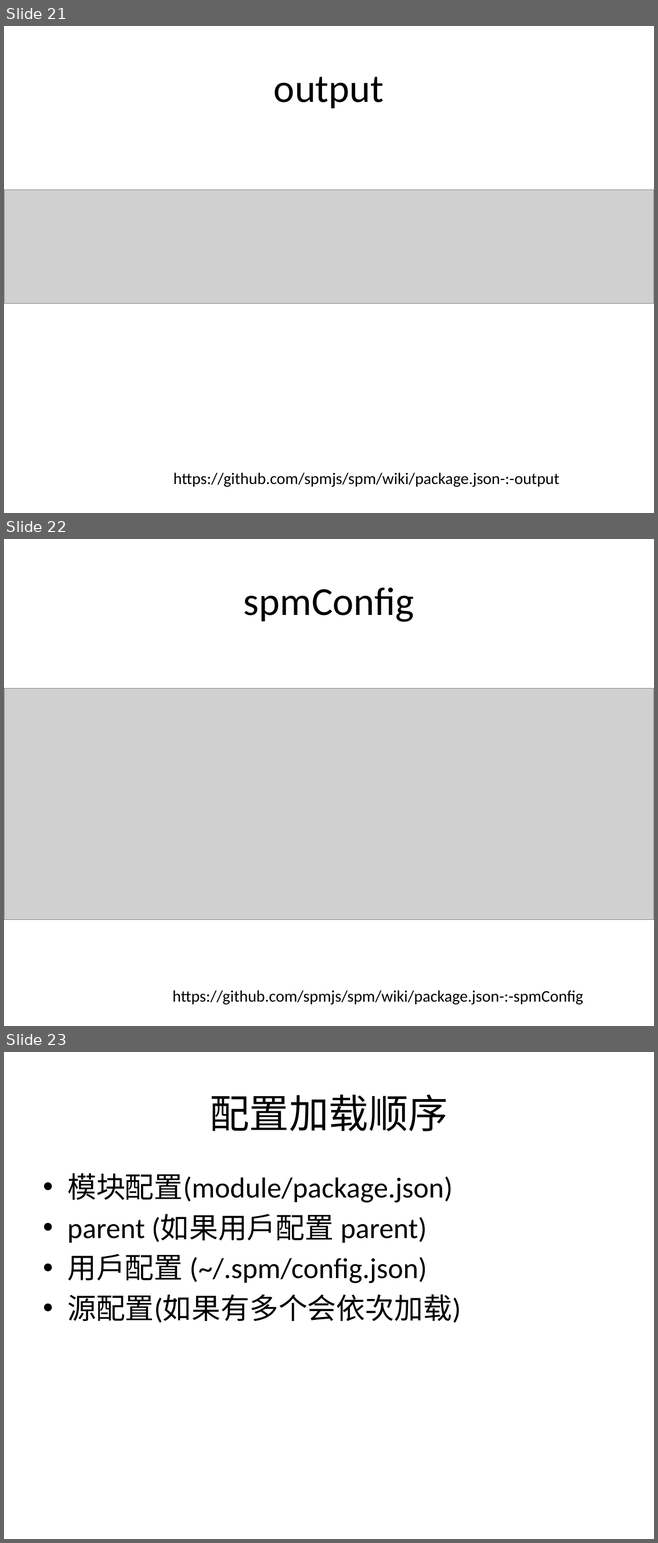
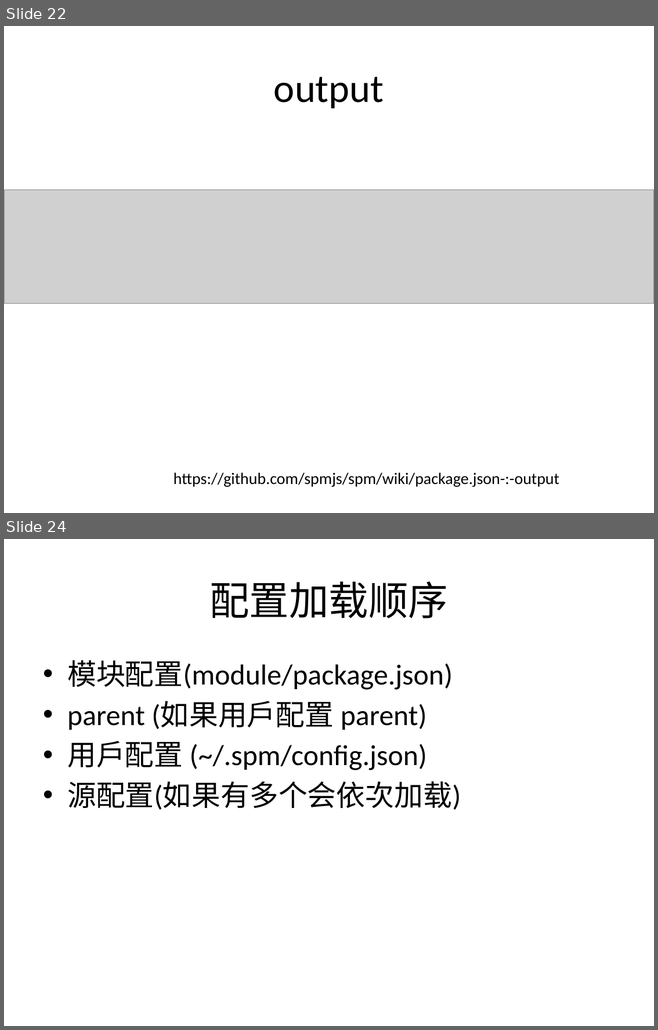
Before and after one commit to lonjoy/spm, a slide deck: 支付宝前端工具 spm.pptx. Shown one above the other, each under a label of ours: slides 21, 22 and 23 before the commit, slides 22 and 24 after it; the slides between them are not shown. The pictures are 658x1543 and 658x1030 pixels, drawn with LibreOffice and Linux fonts; fonts in the diff are those of the drawing; grey boxes stand for pictures. Boxes give left, top, right and bottom in pixels: in the first picture for what was removed or moved away, otherwise in the second. Text is boxed around its words. In the diff, an @@ line names an element or a change of style, - is before the commit and + after.

```diff
--- a/支付宝前端工具 spm.pptx
+++ b/支付宝前端工具 spm.pptx
@@ slide 22 removed at bbox=[4, 539, 654, 1026], background #FFFFFF @@
@@ title removed at bbox=[244, 587, 414, 622] @@
-spmConfig
@@ picture removed at bbox=[4, 689, 654, 919] @@
@@ text removed at bbox=[172, 990, 583, 1005] @@
-https://github.com/spmjs/spm/wiki/package.json-:-spmConfig
@@ what was slide 21 is now slide 22 @@
@@ what was slide 23 is now slide 24 @@
```
Also in this commit, not shown: 2 slides changed, 4 slides added, 1 other slide removed, 1 other file.
